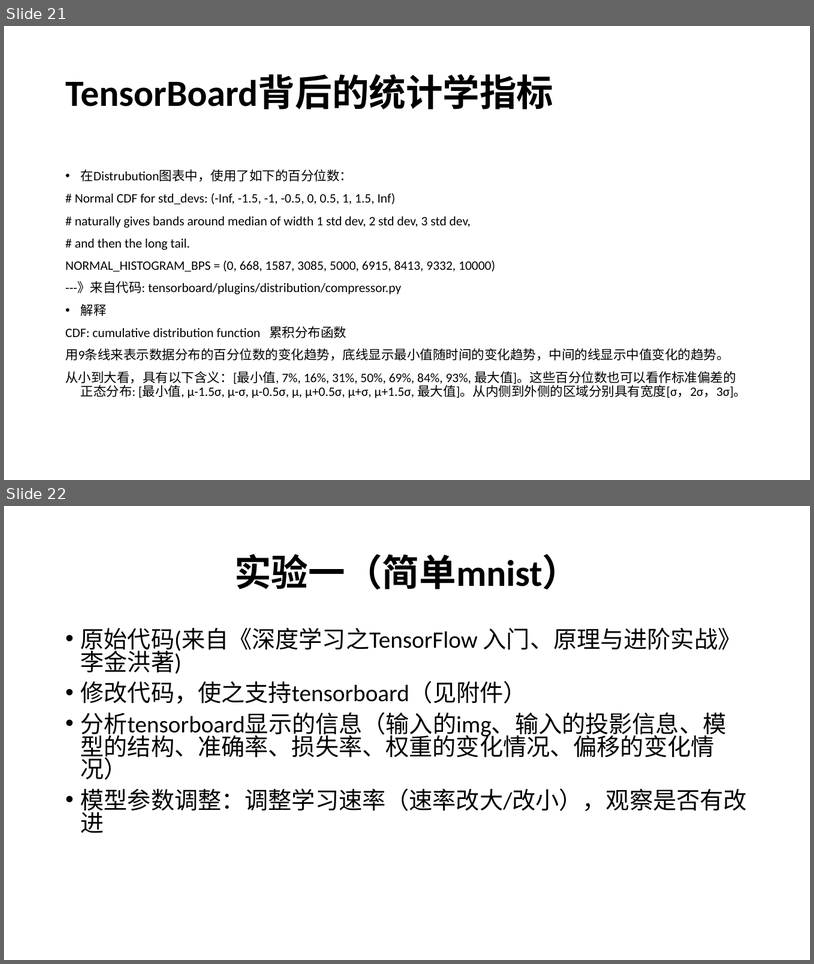
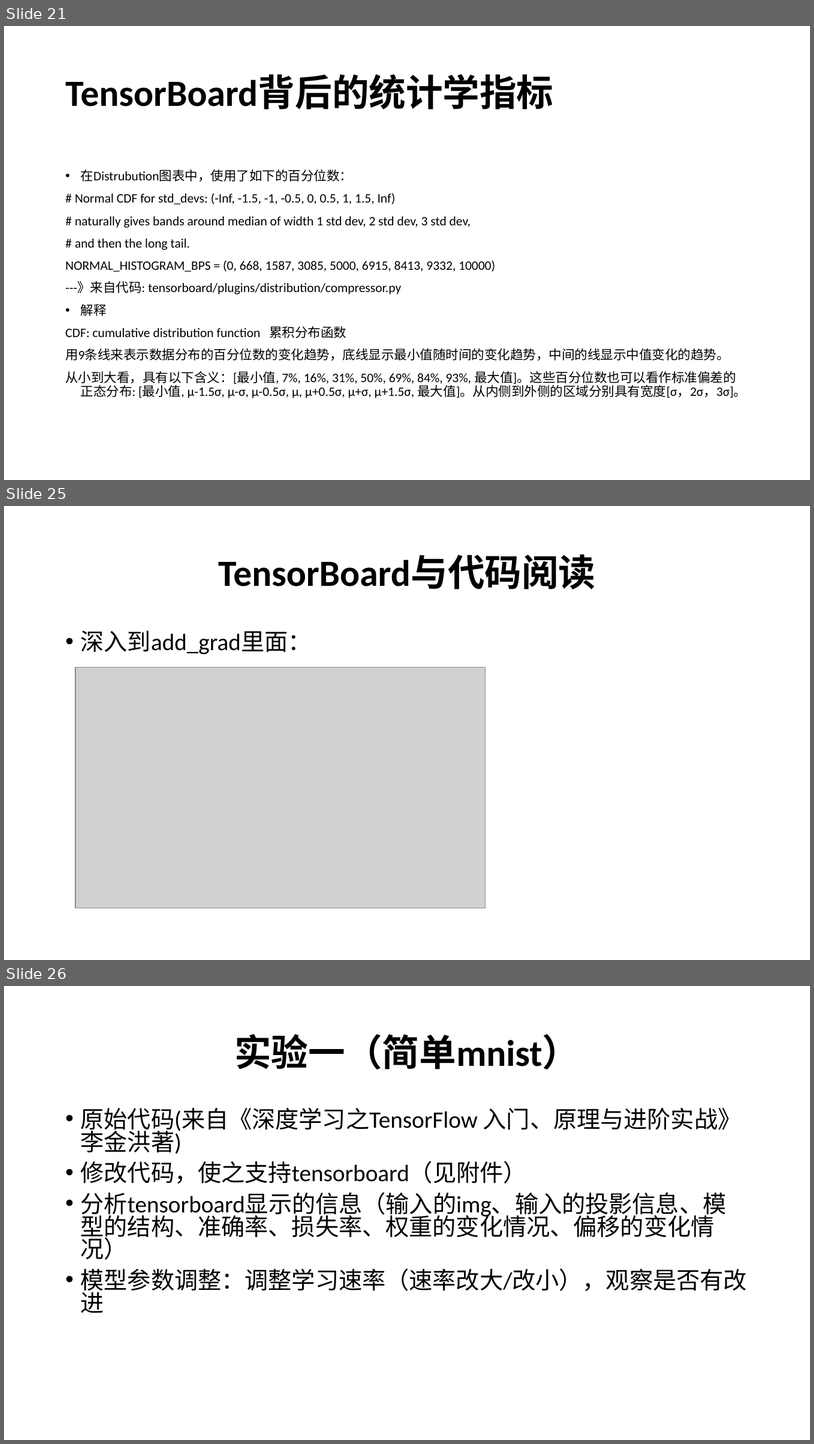
Before and after one commit to w-simon/ai_study_notes, a slide deck: tensorboard/神经网络可视化与TensorBoard.pptx. Shown one above the other, each under a label of ours: slides 21 and 22 before the commit, slides 21, 25 and 26 after it; the slides between them are not shown. The pictures are 814x964 and 814x1444 pixels, drawn with LibreOffice and Linux fonts; fonts in the diff are those of the drawing; grey boxes stand for pictures. Boxes give left, top, right and bottom in pixels: in the first picture for what was removed or moved away, otherwise in the second. Text is boxed around its words. In the diff, an @@ line names an element or a change of style, - is before the commit and + after.

```diff
--- a/tensorboard/神经网络可视化与TensorBoard.pptx
+++ b/tensorboard/神经网络可视化与TensorBoard.pptx
@@ slide 25 added at (x1=4, y1=506, x2=810, y2=960), background #FFFFFF @@
@@ title added at (x1=218, y1=555, x2=596, y2=589), 44 pt, text #000000, bold @@
+TensorBoard与代码阅读
@@ text added at (x1=81, y1=630, x2=312, y2=654), 28 pt, text #000000 @@
+• 深入到add_grad里面：
@@ picture added at (x1=75, y1=667, x2=486, y2=908) @@
@@ what was slide 22 is now slide 26 @@
```
Also in this commit, not shown: 3 other slides added, 2 other files.
